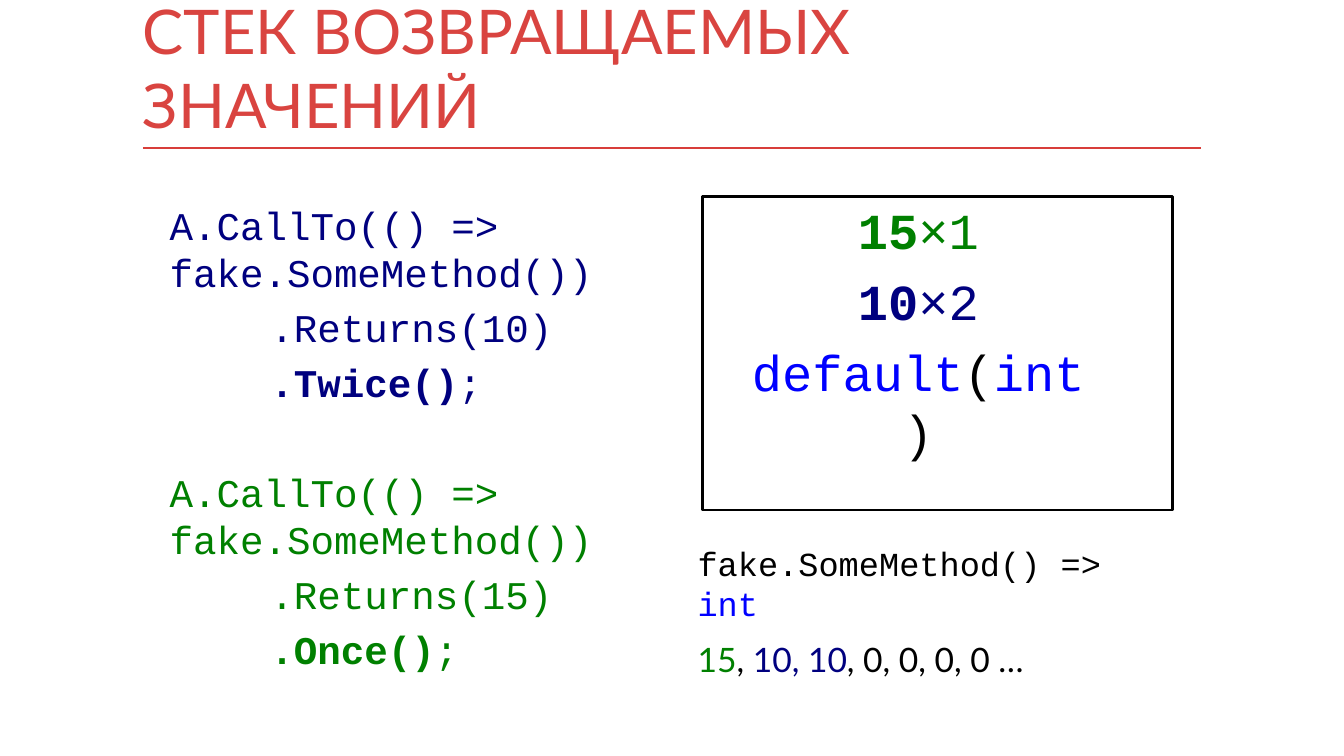
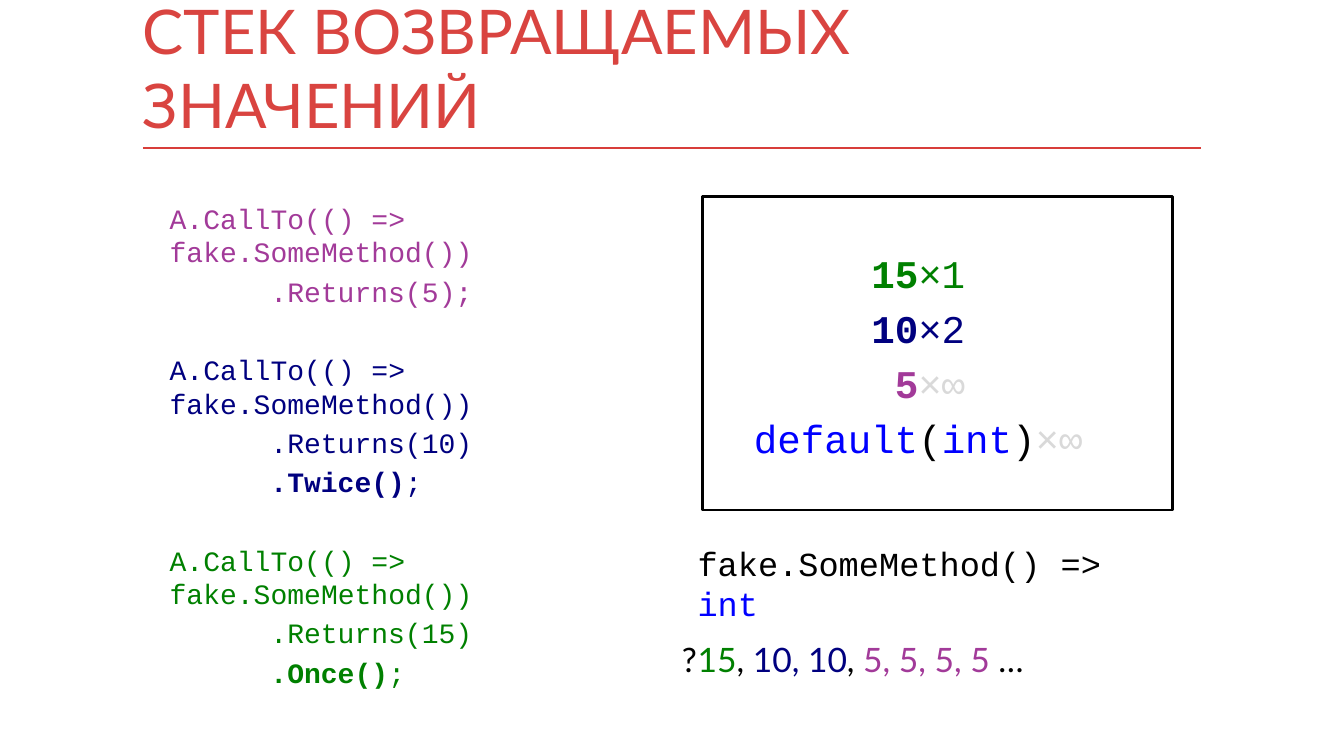
Before and after one commit to kontur-courses/mocks, a slide deck: slide 11 of mocks.pptx (slide 10 before the commit). Drawn at 1344x756 pixels with LibreOffice and Linux fonts; fonts in the diff are those of the drawing. Boxes give left, top, right and bottom in pixels: in the first picture for what was removed or moved away, otherwise in the second. Text is boxed around its words. In the diff, an @@ line names an element or a change of style, - is before the commit and + after.

```diff
--- a/mocks.pptx
+++ b/mocks.pptx
@@ text at (170, 209, 473, 308): paragraphs added @@
+A.CallTo(() => fake.SomeMethod())
+.Returns(5);
@@ text at (871, 262, 965, 344): size 36 to 28 pt in "15×1", "10×2"; less space between paragraphs @@
@@ text at (170, 360, 473, 689): size 28 to 20 pt in "A.CallTo(() => fake.SomeMethod())", ".Returns(10)", ".Twice();", "A.CallTo(() => fake.SomeMethod())" and 2 more places; less space between paragraphs @@
@@ text at (754, 372, 1083, 461): text changed; size 36 to 28 pt @@
-default(int)
+5×∞
+default(int)×∞
@@ text added at (673, 634, 704, 685), 24 pt, text #000000 @@
+?
@@ text at (698, 647, 989, 677): text changed; text colour #000000 to #A23A99 @@
-15, 10, 10, 0, 0, 0, 0 …
+15, 10, 10, 5, 5, 5, 5 …
```
Also in this commit, not shown: 4 other slides changed, 1 slide added, 2 other files.
